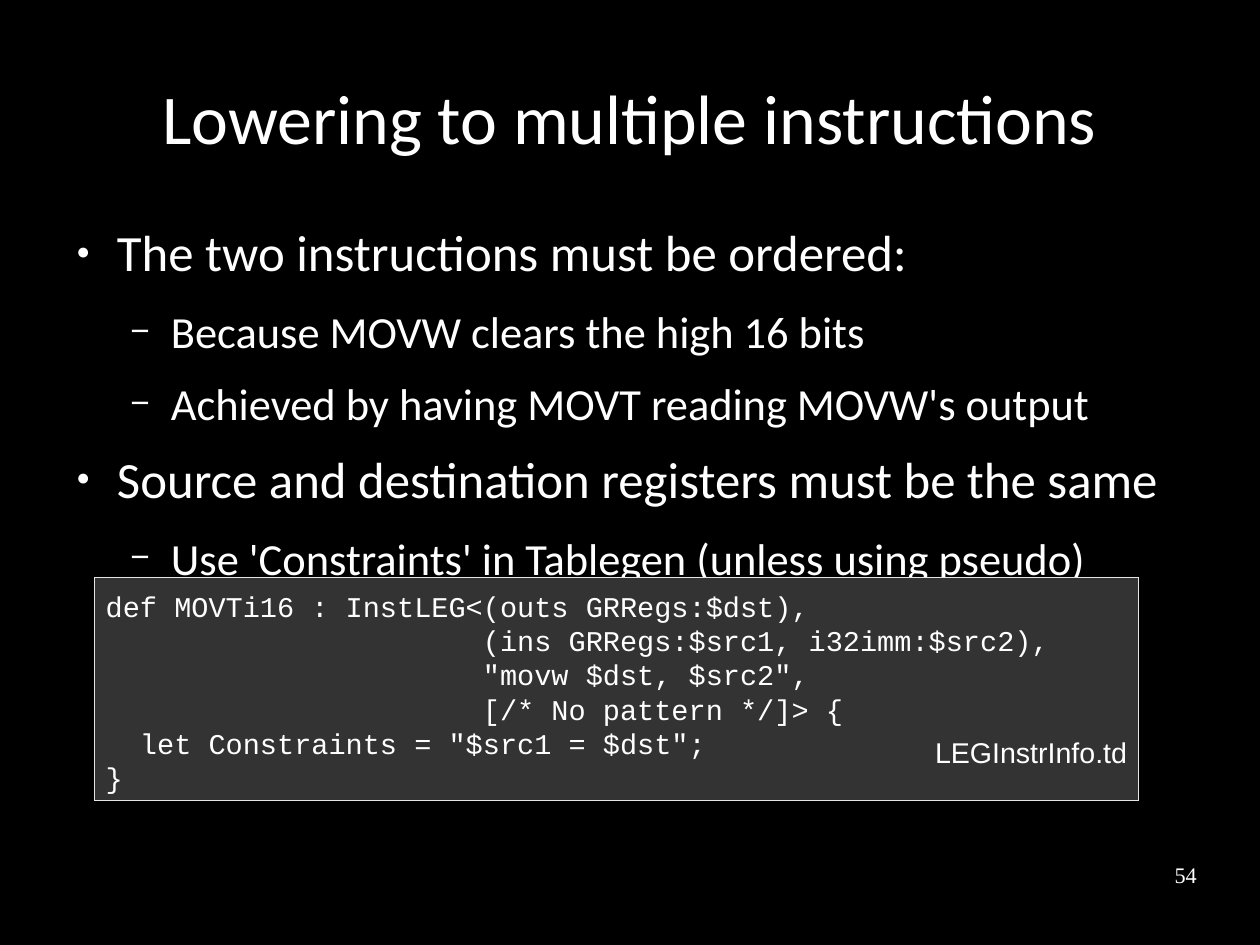
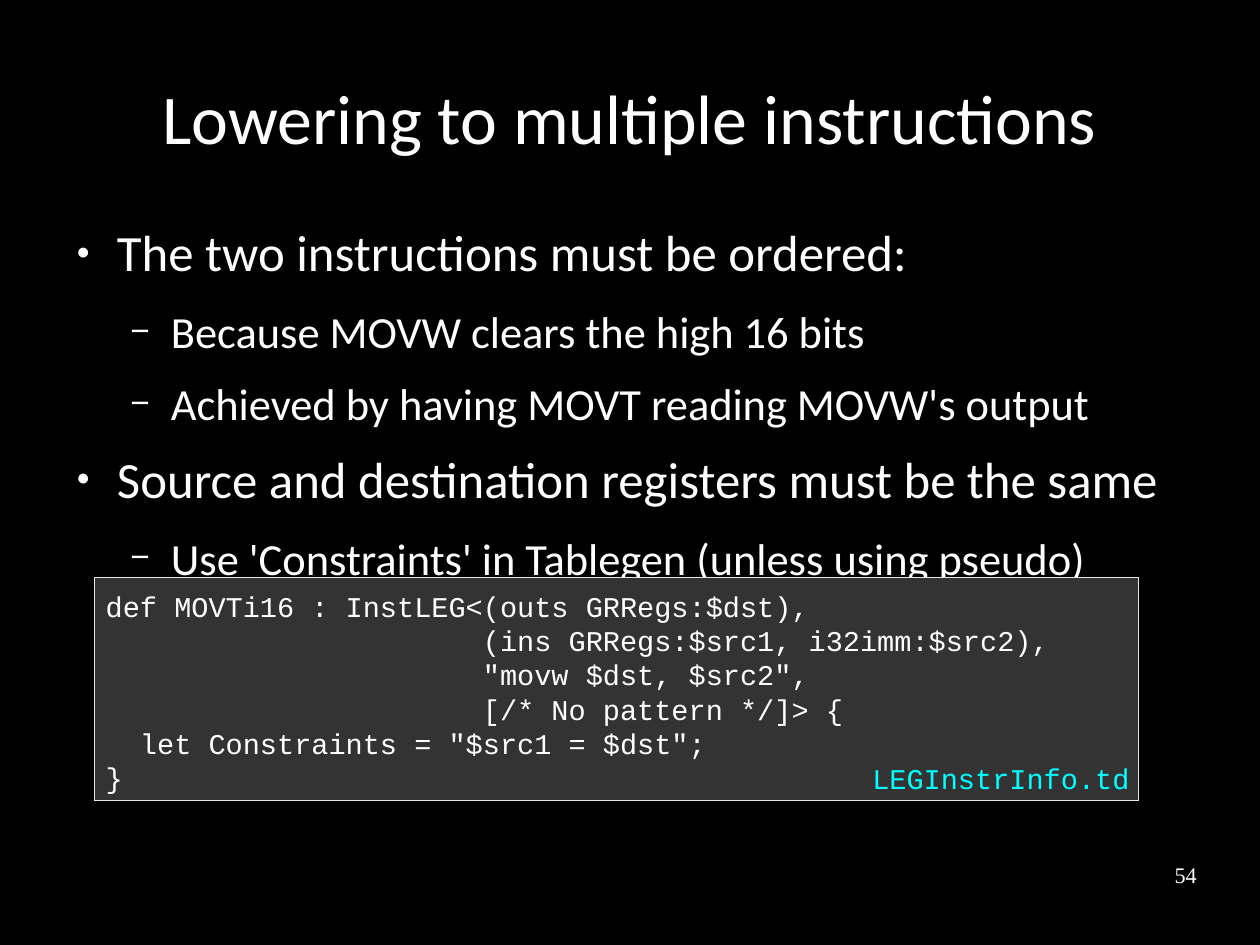
Before and after one commit to frasercrmck/llvm-leg, a slide deck: slide 54 of docs/Codeplay/Slides.odp. Drawn at 1260x945 pixels with LibreOffice and Linux fonts; fonts in the diff are those of the drawing. Boxes give left, top, right and bottom in pixels: in the first picture for what was removed or moved away, otherwise in the second. Text is boxed around its words. In the diff, an @@ line names an element or a change of style, - is before the commit and + after.

Commit message:
Fixing code text box / file name layout.

```diff
--- a/docs/Codeplay/Slides.odp
+++ b/docs/Codeplay/Slides.odp
@@ text "LEGInstrInfo.td": place and size @@
-text "LEGInstrInfo.td" at [935, 742, 1127, 764]
+text "LEGInstrInfo.td" at [872, 769, 1129, 790]
@@ text "LEGInstrInfo.td" at [872, 769, 1129, 790]: font Arial to Courier New, text colour #FFFFFF to #00FFFF @@
```
Also in this commit, not shown: 12 other slides changed.
